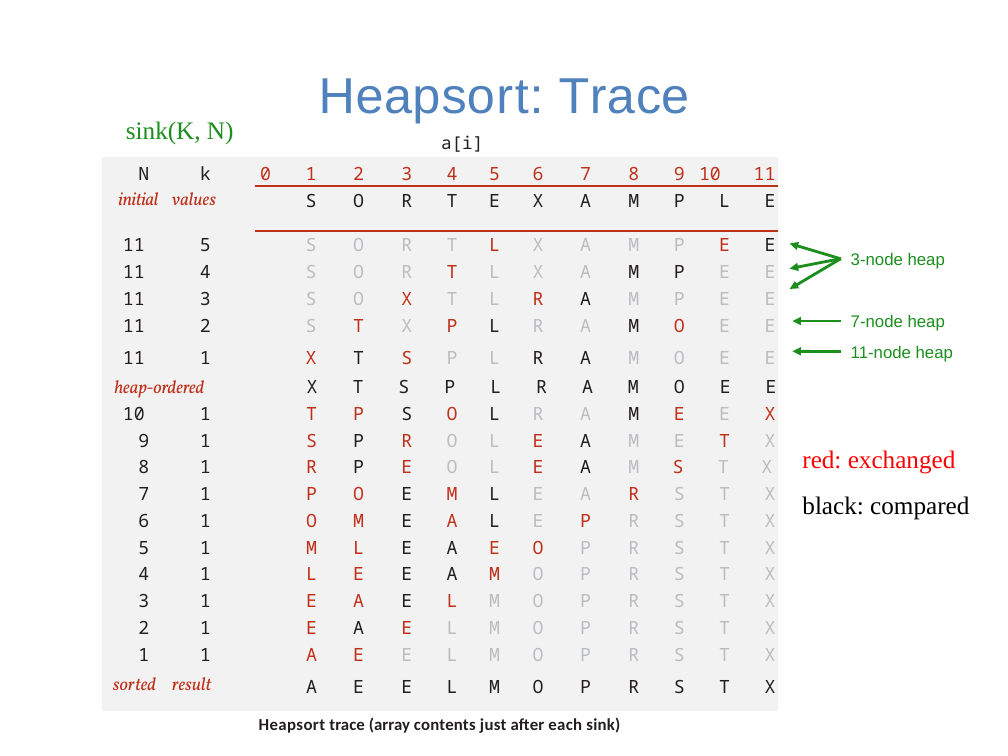
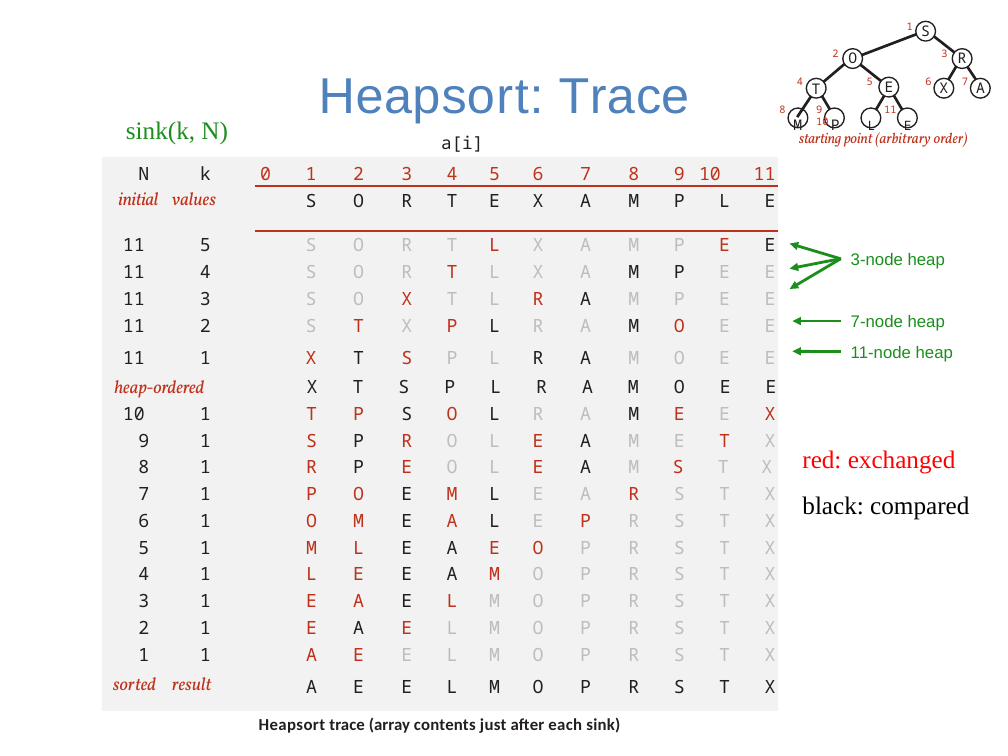
Before and after one commit to guhofstra/CSC111Fa25, a slide deck: slide 23 of PPTs/Lecture 13-sorting algorithms.pptx (slide 24 before the commit). Drawn at 1008x756 pixels with LibreOffice and Linux fonts; fonts in the diff are those of the drawing. Boxes give left, top, right and bottom in pixels: in the first picture for what was removed or moved away, otherwise in the second. Text is boxed around its words. In the diff, an @@ line names an element or a change of style, - is before the commit and + after.

```diff
--- a/PPTs/Lecture 13-sorting algorithms.pptx
+++ b/PPTs/Lecture 13-sorting algorithms.pptx
@@ text at [126, 121, 228, 144]: text changed @@
-sink(K, N)
+sink(k, N)
@@ group added at [779, 21, 991, 147]: 30 freeform shapes, 16 texts @@
+O
+M P L E
+S
+X
+A
+1
+2
+4
+5
+6
+R
+7
+8
+T
+9 10
+E
+11
+3
+starting point (arbitrary order)
```
Also in this commit, not shown: 8 other slides changed, 1 other file.
